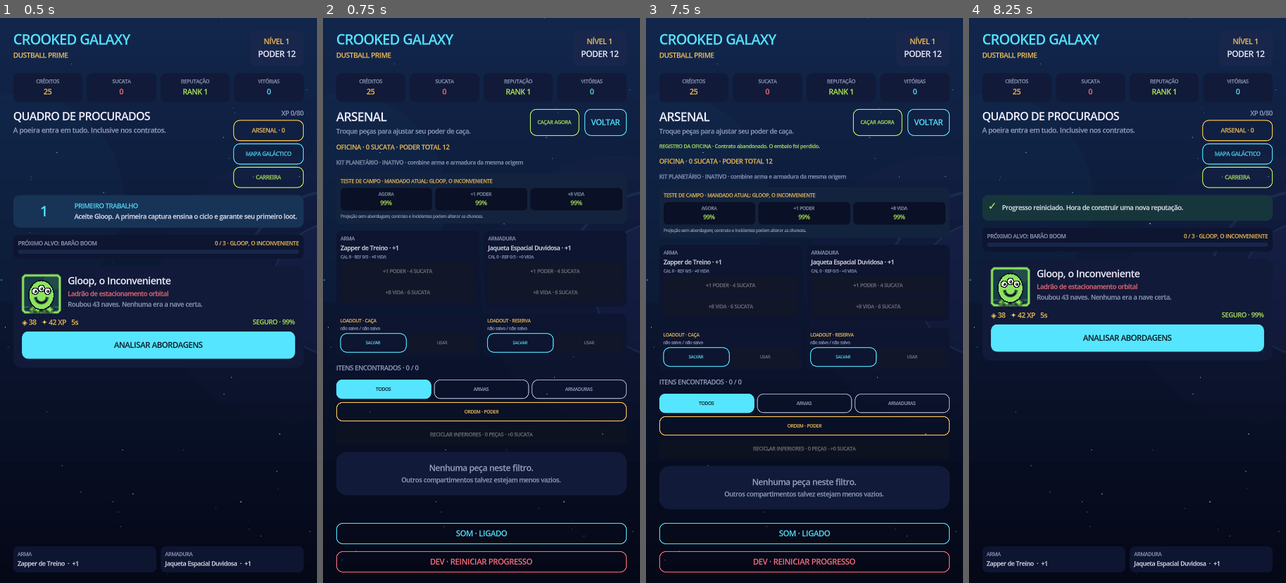
Above: before the commit, frames 1-4 (left to right).
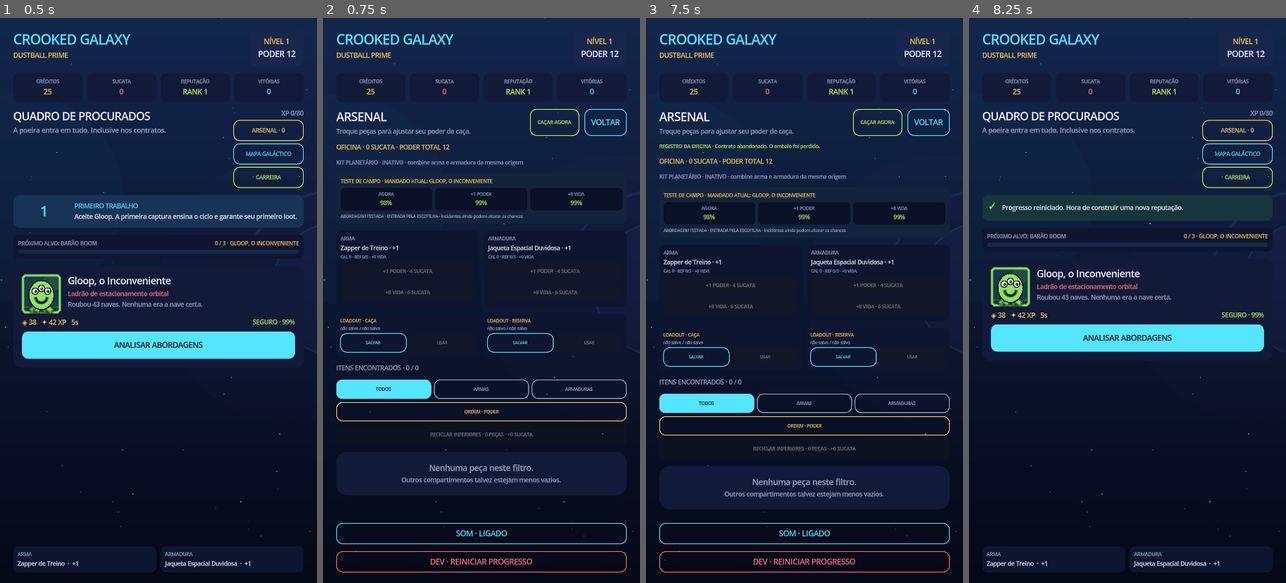
Above: after the commit, the same moments.

Repository: jellycb1/crooked-galaxy
Game: Godot game, scene res://scenes/main.tscn
Same seed, same stepped clock (60 frames per second), same inputs: the game is played once before the commit and once after it.
Inputs:
- Up to frame 1 (0.5 s): no input
- Up to frame 2 (0.75 s): click "ARSENAL · 0" at 0.5 s
- Up to frame 3 (7.5 s): click "DEV · REINICIAR PROGRESSO" at 1.25 s; click "MAPA GALÁCTICO" at 2 s; click "VOLTAR" at 2.75 s; click "CARREIRA" at 3.5 s; click "VOLTAR" at 4.25 s; click "ANALISAR ABORDAGENS" at 5 s; click "ESCOLHER · SEGURO" at 5.75 s; click "ABANDONAR CONTRATO" at 6.5 s; click "ARSENAL · 0" at 7.25 s
- Up to frame 4 (8.25 s): click "DEV · REINICIAR PROGRESSO" at 8 s

Frame 1 is identical in both runs. In frame 2, 0.2% of the frame differs, in the area x 5-64%, y 32-36%; in frame 3, 0.2%; in frame 4, nothing differs.

Commit message:
feat: test workshop upgrades against recommended contracts

Diff:
--- a/scripts/arsenal_view.gd
+++ b/scripts/arsenal_view.gd
@@ -5,6 +5,7 @@
 const Rules = preload("res://scripts/core_rules.gd")
 const Content = preload("res://scripts/content_db.gd")
 const StateScript = preload("res://scripts/game_state.gd")
+const ContractRules = preload("res://scripts/contract_rules.gd")
 
 
 static func build(host: CrookedUIFactory, content: VBoxContainer, state: StateScript) -> void:
@@ -114,6 +115,13 @@
 		target = Content.target_for_planet_tier(planet_id, tier)
 	if target.is_empty():
 		return {}
+	var evaluations := ContractRules.evaluate_approaches(state.player, target, Content.contract_approaches())
+	var recommended_id := ContractRules.recommended_approach_id(evaluations)
+	var contract := target
+	for evaluation in evaluations:
+		if str(evaluation.id) == recommended_id:
+			contract = evaluation.preview
+			break
 	var power_player := state.player.duplicate(true)
 	var powered_weapon: Dictionary = power_player.get("weapon", {}).duplicate(true)
 	powered_weapon.power = int(powered_weapon.get("power", 0)) + 1
@@ -129,9 +137,11 @@
 			break
 	return {
 		"target": target,
-		"current_odds": Rules.bounty_odds(state.player, target),
-		"power_odds": Rules.bounty_odds(power_player, target),
-		"health_odds": Rules.bounty_odds(health_player, target) if reinforced else Rules.bounty_odds(state.player, target),
+		"contract": contract,
+		"approach": contract.get("approach", {}),
+		"current_odds": Rules.bounty_odds(state.player, contract),
+		"power_odds": Rules.bounty_odds(power_player, contract),
+		"health_odds": Rules.bounty_odds(health_player, contract) if reinforced else Rules.bounty_odds(state.player, contract),
 		"can_reinforce": reinforced,
 		"target_available": target_is_available,
 		"planet_tier": tier,
@@ -162,7 +172,11 @@
 	metrics.add_child(host.metric_chip("+1 PODER", "%d%%" % roundi(float(readiness.power_odds) * 100.0), readiness_color(host, float(readiness.power_odds))))
 	var health_title := "+8 VIDA" if bool(readiness.can_reinforce) else "REF. MÁX."
 	metrics.add_child(host.metric_chip(health_title, "%d%%" % roundi(float(readiness.health_odds) * 100.0), readiness_color(host, float(readiness.health_odds))))
-	box.add_child(host.label("Projeção sem abordagem; contrato e incidentes podem alterar as chances.", 9, host.MUTED))
+	var approach: Dictionary = readiness.get("approach", {})
+	var approach_name := str(approach.get("name", "CONTRATO BASE")).to_upper()
+	var approach_label := host.label("ABORDAGEM TESTADA · %s · incidentes ainda podem alterar as chances" % approach_name, 9, host.MUTED)
+	approach_label.name = "FieldReadinessApproach"
+	box.add_child(approach_label)
 	return card
 
 
@@ -174,7 +188,7 @@
 	var readiness := field_readiness(state)
 	if readiness.is_empty():
 		return {}
-	var target: Dictionary = readiness.target
+	var target: Dictionary = readiness.contract
 	var current_odds := float(readiness.current_odds)
 	var current_score := Rules.player_build_score(state.player)
 	var scrap := int(state.player.get("scrap", 0))
--- a/scripts/contract_rules.gd
+++ b/scripts/contract_rules.gd
@@ -1,8 +1,28 @@
 class_name ContractRules
 extends RefCounted
 
+const Rules = preload("res://scripts/core_rules.gd")
+const Content = preload("res://scripts/content_db.gd")
+
 const MIN_RECOMMENDED_ODDS := 0.55
 const SCRAP_VALUE := 12.0
+
+
+static func evaluate_approaches(player: Dictionary, target: Dictionary, approaches: Array[Dictionary]) -> Array[Dictionary]:
+	var evaluations: Array[Dictionary] = []
+	for approach in approaches:
+		var preview := Content.apply_approach(target, approach)
+		var payout := Rules.bounty_streak_reward(int(preview.credits), int(player.get("capture_streak", 0)) + 1)
+		evaluations.append({
+			"id": str(approach.id),
+			"preview": preview,
+			"odds": Rules.bounty_odds(player, preview),
+			"credits": int(payout.credits),
+			"xp": int(preview.xp),
+			"scrap": int(preview.get("scrap_reward", 0)),
+			"duration": int(preview.duration),
+		})
+	return evaluations
 
 
 static func recommended_approach_id(evaluations: Array[Dictionary]) -> String:
--- a/scripts/main.gd
+++ b/scripts/main.gd
@@ -534,19 +534,7 @@
 	list.size_flags_horizontal = Control.SIZE_EXPAND_FILL
 	list.add_theme_constant_override("separation", 12)
 	scroller.add_child(list)
-	var evaluations: Array[Dictionary] = []
-	for approach in GameState.offered_approaches:
-		var preview := ContentDB.apply_approach(bounty, approach)
-		var payout := CoreRules.bounty_streak_reward(int(preview.credits), int(GameState.player.get("capture_streak", 0)) + 1)
-		evaluations.append({
-			"id": str(approach.id),
-			"preview": preview,
-			"odds": CoreRules.bounty_odds(GameState.player, preview),
-			"credits": int(payout.credits),
-			"xp": int(preview.xp),
-			"scrap": int(preview.get("scrap_reward", 0)),
-			"duration": int(preview.duration),
-		})
+	var evaluations := ContractRules.evaluate_approaches(GameState.player, bounty, GameState.offered_approaches)
 	var recommended_id := ContractRules.recommended_approach_id(evaluations)
 	for index in GameState.offered_approaches.size():
 		list.add_child(approach_card(GameState.offered_approaches[index], evaluations[index], recommended_id))
--- a/tests/test_arsenal_view.gd
+++ b/tests/test_arsenal_view.gd
@@ -37,6 +37,8 @@
 	check(host.find_child("FieldReadiness", true, false) != null, "isolated arsenal translates upgrades into next-warrant odds")
 	var readiness := ArsenalScript.field_readiness(state)
 	check(str(readiness.target.id) == "baron_boom", "field test selects the next planet-tier target")
+	check(str(readiness.approach.id) == "quiet_net" and str(readiness.contract.approach.id) == "quiet_net", "field test uses the same viable approach recommendation as the briefing")
+	check(float(readiness.current_odds) == CoreRules.bounty_odds(state.player, readiness.contract), "field test odds use the applied contract rather than the canonical target")
 	check(float(readiness.power_odds) >= float(readiness.current_odds) and float(readiness.health_odds) >= float(readiness.current_odds), "field test projections are monotonic for real upgrades")
 	state.player.captures_by_target = {"gloop": 3}
 	state.player.captures_by_planet = {"dustball_prime": 3}
@@ -46,6 +48,8 @@
 	ArsenalScript.build(host, content, state)
 	var unlocked_target_label := host.find_child("FieldReadinessTarget", true, false) as Label
 	check(unlocked_target_label != null and unlocked_target_label.text.contains("MANDADO ATUAL: BARÃO BOOM"), "field test explains that the newly unlocked warrant is currently actionable")
+	var readiness_approach := host.find_child("FieldReadinessApproach", true, false) as Label
+	check(readiness_approach != null and readiness_approach.text.contains("REDE SILENCIOSA"), "field test names the fixed approach behind its projections")
 	var field_action := host.find_child("FieldReadinessAction", true, false) as Button
 	check(field_action != null and field_action.text == "CAÇAR AGORA", "field test links an available uncaptured warrant directly")
 	state.player.captures_by_target.baron_boom = 1
@@ -55,6 +59,20 @@
 	state.player.captures_by_planet.dustball_prime = 3
 	field_action.pressed.emit()
 	check(state.phase == state.Phase.BRIEFING and str(state.current_bounty.id) == "baron_boom", "field-test action opens the focused warrant briefing")
+	var late_state = StateScript.new()
+	late_state.persistence_enabled = false
+	late_state.player = late_state.default_player()
+	late_state.player.current_planet_id = "ferro_velho_omega"
+	late_state.player.level = 16
+	late_state.player.base_power = 40
+	late_state.player.weapon = {"id": "late_weapon", "name": "Prensa Portátil", "slot": "weapon", "power": 56, "origin_planet_id": "ferro_velho_omega", "integrity_upgrades": 3, "trait": {"power_bonus": 2}}
+	late_state.player.armor = {"id": "late_armor", "name": "Chassi Executivo", "slot": "armor", "power": 49, "origin_planet_id": "ferro_velho_omega", "integrity_upgrades": 3, "trait": {"power_bonus": 1, "health_bonus": 8}}
+	late_state.player.captures_by_target = {"bolt_collector": 3, "doctor_patchwork": 3, "crane_king": 3}
+	late_state.player.captures_by_planet = {"ferro_velho_omega": 9}
+	var late_readiness := ArsenalScript.field_readiness(late_state)
+	check(str(late_readiness.target.id) == "omega_junkyard" and str(late_readiness.approach.id) == "hot_hatch", "boss-ready field test focuses the viable fast contract instead of a saturated base target")
+	check(float(late_readiness.current_odds) < CoreRules.bounty_odds(late_state.player, late_readiness.target), "boss-ready projection preserves the recommended approach's real combat risk")
+	late_state.free()
 	var kit_status := host.find_child("PlanetaryKitStatus", true, false) as Label
 	check(kit_status != null and kit_status.text.contains("DUSTBALL PRIME") and kit_status.text.contains("+1 PODER") and kit_status.text.contains("+6 VIDA"), "arsenal exposes the active planetary kit")
 	check(ArsenalScript.filtered_inventory(host, state).size() == 2, "renderer receives inventory through explicit state")
--- a/tools/capture_ui.gd
+++ b/tools/capture_ui.gd
@@ -194,6 +194,24 @@
 	if save_frame("ui_arsenal_filtered.png") != OK:
 		quit(1)
 		return
+	state.player.current_planet_id = "ferro_velho_omega"
+	state.player.level = 16
+	state.player.base_power = 40
+	state.player.scrap = 50
+	state.player.weapon = {"id": "capture_omega_weapon", "name": "Prensa Portátil", "slot": "weapon", "power": 56, "rarity": "Épico", "color": "#d789ff", "origin_planet_id": "ferro_velho_omega", "integrity_upgrades": 3, "trait": {"id": "illegal_servos", "name": "SERVOS NÃO DECLARADOS", "description": "+2 poder.", "power_bonus": 2}}
+	state.player.armor = {"id": "capture_omega_armor", "name": "Chassi Executivo", "slot": "armor", "power": 49, "rarity": "Épico", "color": "#d789ff", "origin_planet_id": "ferro_velho_omega", "integrity_upgrades": 3, "trait": {"id": "argument_amplifier", "name": "AMPLIFICADOR DE ARGUMENTO", "description": "+1 poder e +8 integridade.", "power_bonus": 1, "health_bonus": 8}}
+	state.player.inventory = [state.player.weapon.duplicate(true), state.player.armor.duplicate(true)]
+	state.player.captures_by_target = {"bolt_collector": 3, "doctor_patchwork": 3, "crane_king": 3}
+	state.player.captures_by_planet = {"ferro_velho_omega": 9}
+	scene.inventory_filter = "all"
+	scene.inventory_sort = "power"
+	scene.render()
+	await process_frame
+	await process_frame
+	await create_timer(0.12).timeout
+	if save_frame("ui_arsenal_omega_boss.png") != OK:
+		quit(1)
+		return
 	scene.inventory_filter = "all"
 	scene.inventory_sort = "power"
 	state.player.wins = 10
--- a/tools/simulate_campaign.gd
+++ b/tools/simulate_campaign.gd
@@ -72,14 +72,11 @@
 
 
 func recommended_contract(player: Dictionary, target: Dictionary) -> Dictionary:
-	var evaluations: Array[Dictionary] = []
-	for approach in Content.contract_approaches():
-		var contract := Content.apply_approach(target, approach)
-		evaluations.append({"id": str(approach.id), "odds": Rules.bounty_odds(player, contract), "duration": float(contract.duration), "credits": int(contract.credits), "xp": int(contract.xp), "scrap": int(contract.get("scrap_reward", 0)), "contract": contract})
+	var evaluations := ContractRulesScript.evaluate_approaches(player, target, Content.contract_approaches())
 	var recommended_id := ContractRulesScript.recommended_approach_id(evaluations)
 	for evaluation in evaluations:
 		if str(evaluation.id) == recommended_id:
-			return evaluation.contract
+			return evaluation.preview
 	return target.duplicate(true)
 
 
Not shown, changed: Notes/AUDIT_2026-08-23.md
